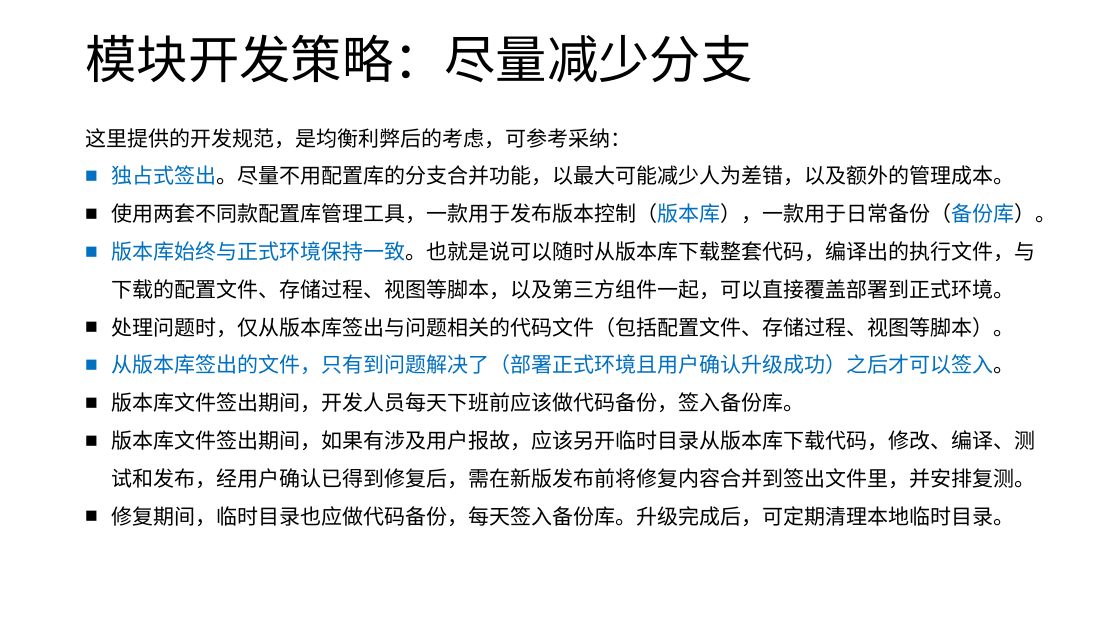
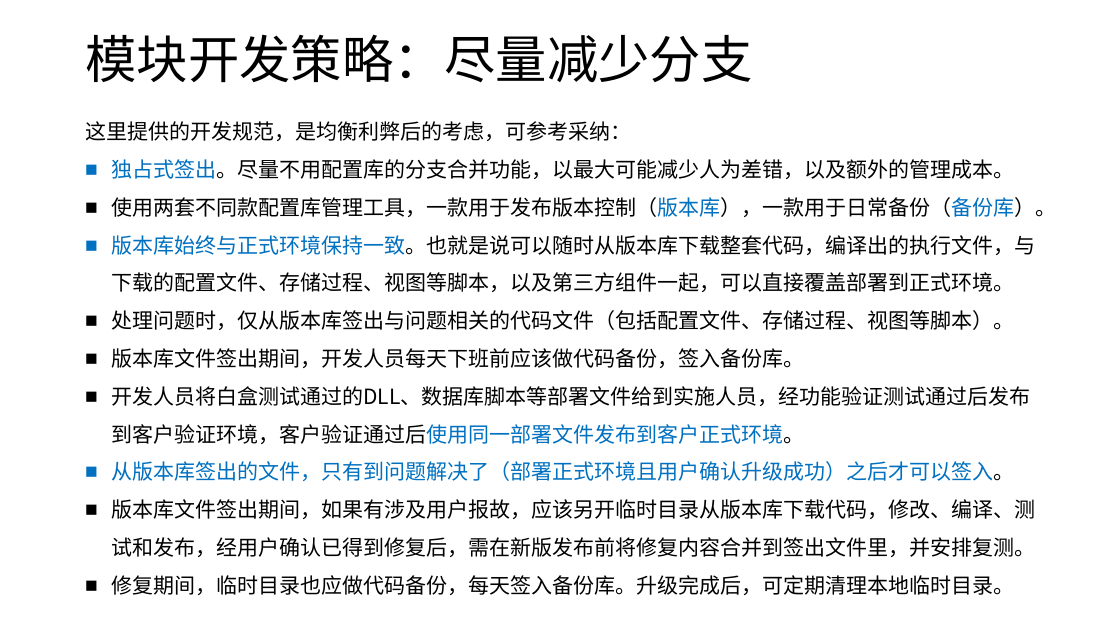
Before and after one commit to phenixiii/software-engineering-technology, a slide deck: slide 8 of ISO/作业指导书/21问题处理清单及跟踪作业指导书 - 软件版本规划和控制.pptx. Drawn at 1120x630 pixels with LibreOffice and Linux fonts; fonts in the diff are those of the drawing. Boxes give left, top, right and bottom in pixels: in the first picture for what was removed or moved away, otherwise in the second. Text is boxed around its words. In the diff, an @@ line names an element or a change of style, - is before the commit and + after.

```diff
--- a/ISO/作业指导书/21问题处理清单及跟踪作业指导书 - 软件版本规划和控制.pptx
+++ b/ISO/作业指导书/21问题处理清单及跟踪作业指导书 - 软件版本规划和控制.pptx
@@ text at [111, 348, 1030, 444]: paragraphs added @@
+■ 版本库文件签出期间，开发人员每天下班前应该做代码备份，签入备份库。
+■ 开发人员将白盒测试通过的DLL、数据库脚本等部署文件给到实施人员，经功能验证测试通过后发布到客户验证环境，客户验证通过后使用同一部署文件发布到客户正式环境。
@@ text at [111, 392, 804, 412]: paragraph removed @@
-■ 版本库文件签出期间，开发人员每天下班前应该做代码备份，签入备份库。
```
Also in this commit, not shown: 3 other slides changed, 1 slide added, 4 other files.
